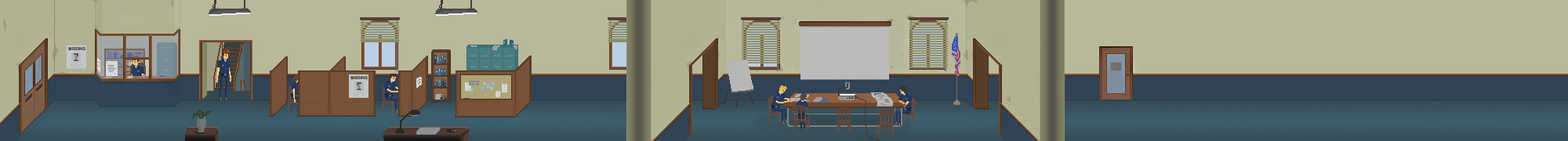
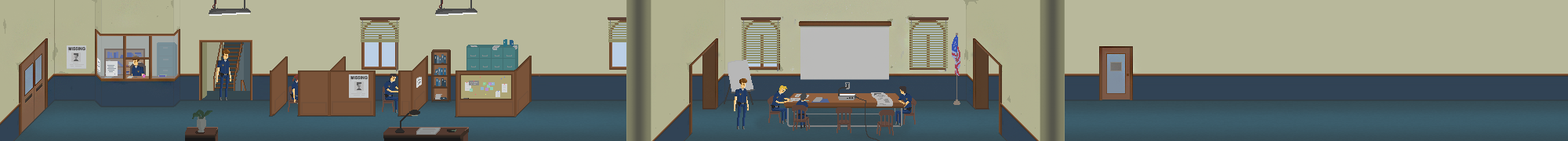
Layer changes from the first 1568×141 image to the second:
added layer "playerspawn(raymond_police,first_encounter)" above "playerspawn(raymond_police)" over bbox(733, 78, 749, 130)
